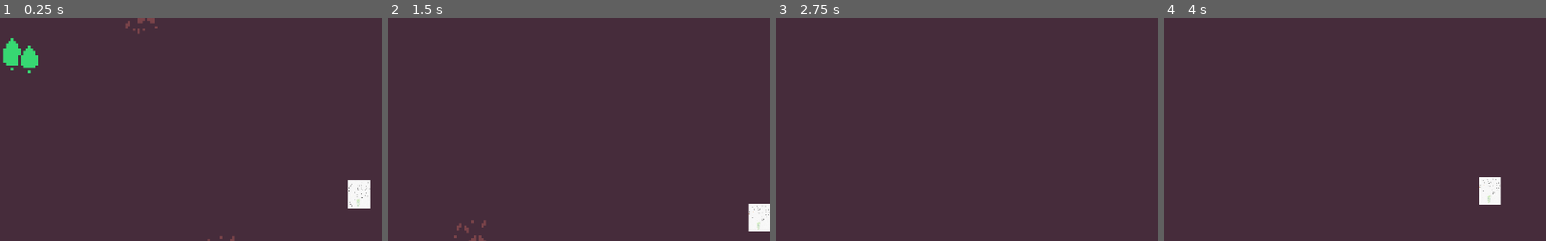
Above: before the commit, frames 1-4 (left to right).
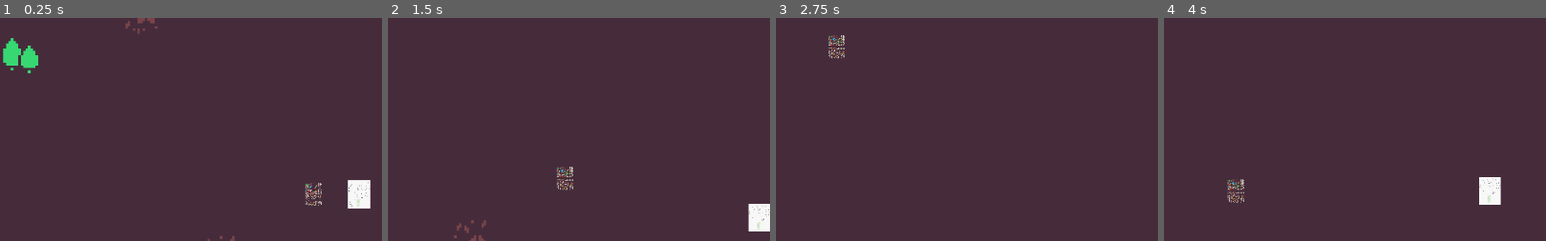
Above: after the commit, the same moments.

Repository: dsg-jam/LD46
Game: Godot game, scene res://scenes/test.tscn
Same seed, same stepped clock (60 frames per second), same inputs: the game is played once before the commit and once after it.
Inputs:
- Up to frame 1 (0.25 s): no input
- Up to frame 2 (1.5 s): tap Enter at 0.5 s; hold Right (player_right) 0.53-1.28 s; hold Down (player_down) from 1.28 s (still down)
- Up to frame 3 (2.75 s): release Down (player_down) at 2.03 s; hold Right (player_right) from 2.03 s (still down)
- Up to frame 4 (4 s): release Right (player_right) at 2.78 s; hold Up (player_up) 2.78-3.53 s; hold Left (player_left) from 3.53 s (still down)
The pictures show only the part of the screen within x 3-53%, y 10-60%; the shares and areas given below are measured in that part.

The runs differ from the first frame. In frame 1, 0.2% of the frame differs, in the area x 79-85%, y 73-85%; in frame 2, 0.3%, in the area x 44-49%, y 66-78%; in frame 3, 0.2%; in frame 4, 0.3%.

Commit message:
Added Companion

Diff:
--- a/assets/tilemaps/colored.tres
+++ b/assets/tilemaps/colored.tres
@@ -24,10 +24,10 @@
 points = PoolVector2Array( 16, 16, 0, 16, 0, 0, 16, 0 )
 
 [sub_resource type="ConvexPolygonShape2D" id=8]
-points = PoolVector2Array( 16, 16, 0, 16, 0, 0, 16, 0 )
+points = PoolVector2Array( 0, 0, 16, 0, 16, 16, 0, 16 )
 
 [sub_resource type="ConvexPolygonShape2D" id=9]
-points = PoolVector2Array( 16, 16, 0, 16, 0, 0, 16, 0 )
+points = PoolVector2Array( 0, 0, 16, 0, 16, 16, 0, 16 )
 
 [sub_resource type="ConvexPolygonShape2D" id=10]
 points = PoolVector2Array( 16, 16, 0, 16, 0, 0, 16, 0 )
@@ -36,10 +36,10 @@
 points = PoolVector2Array( 16, 16, 0, 16, 0, 0, 16, 0 )
 
 [sub_resource type="ConvexPolygonShape2D" id=12]
-points = PoolVector2Array( 0, 0, 16, 0, 16, 16, 0, 16 )
+points = PoolVector2Array( 16, 16, 0, 16, 0, 0, 16, 0 )
 
 [sub_resource type="ConvexPolygonShape2D" id=13]
-points = PoolVector2Array( 0, 0, 16, 0, 16, 16, 0, 16 )
+points = PoolVector2Array( 16, 16, 0, 16, 0, 0, 16, 0 )
 
 [sub_resource type="ConvexPolygonShape2D" id=14]
 points = PoolVector2Array( 16, 16, 0, 16, 0, 0, 16, 0 )
--- a/scenes/test.tscn
+++ b/scenes/test.tscn
@@ -1,8 +1,13 @@
-[gd_scene load_steps=5 format=2]
+[gd_scene load_steps=7 format=2]
 
 [ext_resource path="res://scripts/PlayerMovement.gd" type="Script" id=1]
 [ext_resource path="res://assets/sketches/sketch_01.jpg" type="Texture" id=2]
 [ext_resource path="res://assets/tilemaps/colored.tres" type="TileSet" id=3]
+[ext_resource path="res://assets/colored.png" type="Texture" id=4]
+
+[sub_resource type="CapsuleShape2D" id=2]
+radius = 2.90313
+height = 3.2573
 
 [sub_resource type="CapsuleShape2D" id=1]
 radius = 2.0
@@ -17,6 +22,17 @@
 collision_use_kinematic = true
 format = 1
 tile_data = PoolIntArray( -1179680, 0, 0, -1179679, 0, 0, -1179678, 0, 0, -1179677, 0, 0, -1179676, 0, 0, -1179675, 0,  …(36273 unchanged characters)…
+
+[node name="Companion" type="KinematicBody2D" parent="."]
+
+[node name="Sprite" type="Sprite" parent="Companion"]
+position = Vector2( -18.272, 0.000391006 )
+scale = Vector2( 0.0131411, 0.0180671 )
+texture = ExtResource( 4 )
+
+[node name="CollisionShape2D" type="CollisionShape2D" parent="Companion"]
+position = Vector2( -18.3763, -0.0278645 )
+shape = SubResource( 2 )
 
 [node name="Player" type="KinematicBody2D" parent="."]
 script = ExtResource( 1 )
